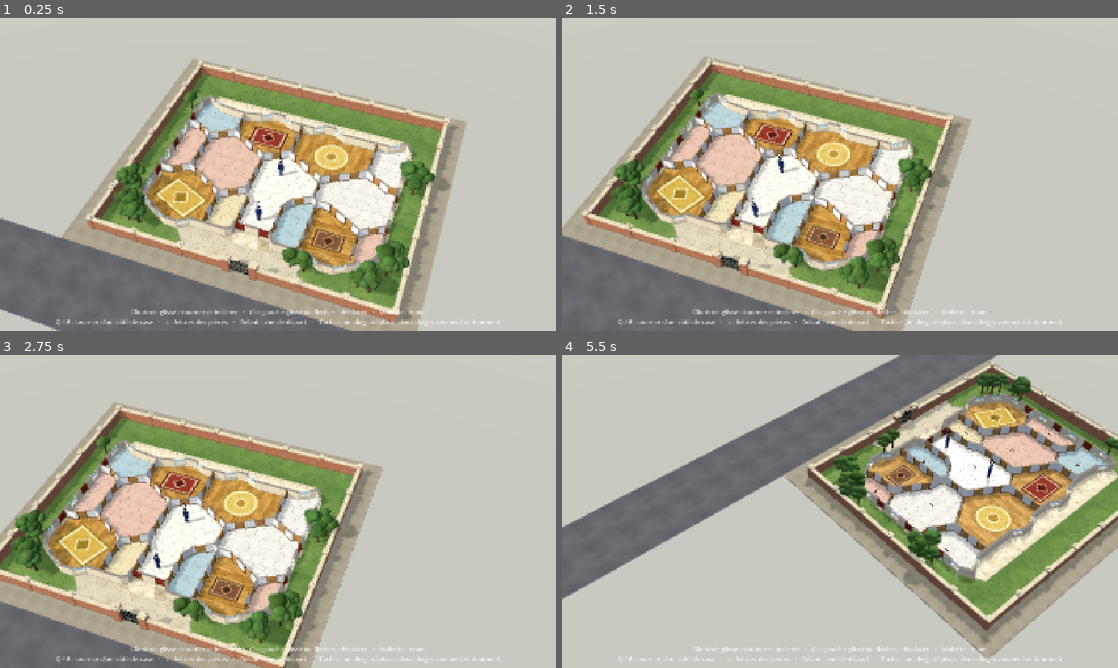
Above: before the commit, frames 1-4 (two rows, left to right).
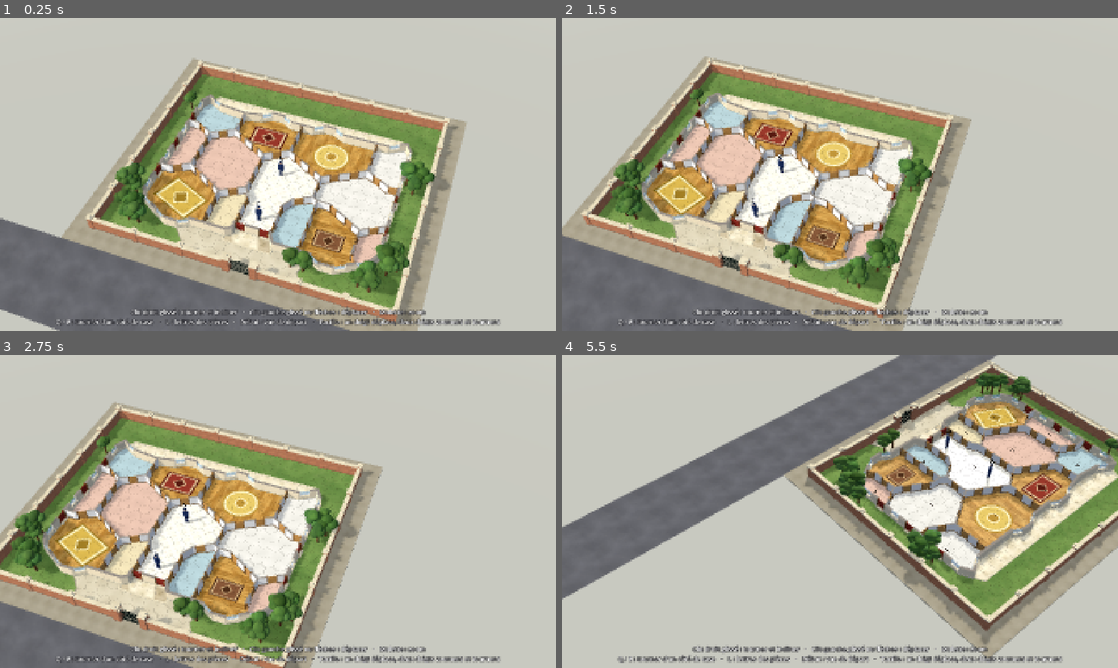
Above: after the commit, the same moments.

Repository: alexandrecranshoff-cyber/fric-frac
Game: Godot game, scene res://scenes/main.tscn
The game is run twice, just before and just after one commit, with the same random seed, the same clock (stepped at 60 frames per second) and the same inputs.
Inputs (mouse positions are in pixels of both pictures, inside the frame that each line leads up to):
- Up to frame 1 (0.25 s): no input
- Up to frame 2 (1.5 s): tap Enter at 0.5 s; move the mouse to (962, 158) at 0.52 s; hold Right (ui_right) 0.53-1.25 s; tap Q at 0.6 s; click (962, 158) at 0.67 s; tap E at 0.8 s; drag from (728, 190) to (812, 237) at 1.27 s
- Up to frame 3 (2.75 s): tap Space at 2 s; move the mouse to (333, 442) at 2.02 s; hold Right (ui_right) from 2.03 s (still down); tap Q at 2.1 s; click (333, 442) at 2.17 s; tap E at 2.3 s
- Up to frame 4 (5.5 s): release Right (ui_right) at 2.75 s; drag from (812, 574) to (673, 464) at 2.77 s; tap Enter at 3.5 s; move the mouse to (1006, 558) at 3.52 s; hold Left (ui_left) 3.53-4.25 s; tap L at 3.6 s; click (1006, 558) at 3.67 s; tap E at 3.8, 5.1 s; drag from (673, 464) to (756, 433) at 4.27 s; tap Space at 5 s; move the mouse to (867, 511) at 5.02 s; hold Down (ui_down) from 5.03 s (still down); click (867, 511) at 5.17 s

The runs differ from the first frame. In frame 1, 1.8% of the frame differs, in the area x 10-91%, y 26-99%; in frame 2, 1.9%; in frame 3, 2.2%; in frame 4, 2.5%, in the area x 9-98%, y 3-99%.

Commit message:
Maquette 3D : tapis sans scintillement, profondeur resserrée, aide lisible
Les tapis superposés sont décalés en hauteur, les plans de coupe de la
caméra suivent la distance de vue et le texte d'aide reçoit un contour
pour rester lisible sur fond clair.

Co-Authored-By: Claude Fable 5.2 <noreply@anthropic.com>
Claude-Session: https://claude.ai/code/session_01CbTZHEhaWRd46fL2xLzRqD

Diff:
--- a/scripts/ui/main.gd
+++ b/scripts/ui/main.gd
@@ -94,7 +94,9 @@
 	label.text = HELP
 	label.horizontal_alignment = HORIZONTAL_ALIGNMENT_CENTER
 	label.add_theme_font_size_override("font_size", 22)
-	label.add_theme_color_override("font_color", Color(1, 1, 1, 0.8))
+	label.add_theme_color_override("font_color", Color(1, 1, 1, 0.95))
+	label.add_theme_color_override("font_outline_color", Color(0.1, 0.1, 0.12, 0.85))
+	label.add_theme_constant_override("outline_size", 8)
 	label.autowrap_mode = TextServer.AUTOWRAP_WORD_SMART
 	label.vertical_alignment = VERTICAL_ALIGNMENT_BOTTOM
 	label.set_anchors_and_offsets_preset(Control.PRESET_FULL_RECT)
--- a/scripts/ui/orbit_camera.gd
+++ b/scripts/ui/orbit_camera.gd
@@ -32,8 +32,6 @@
 func _ready() -> void:
 	projection = PROJECTION_PERSPECTIVE
 	fov = FIELD_OF_VIEW
-	near = 2.0
-	far = 500.0
 	get_viewport().size_changed.connect(refresh)
 	refresh()
 
@@ -67,6 +65,9 @@
 	var distance := height * 0.5 / tan(deg_to_rad(FIELD_OF_VIEW) * 0.5)
 	var direction := Vector3(sin(deg_to_rad(angle)), tilt, cos(deg_to_rad(angle))).normalized()
 	position = target + direction * distance
+	# Plans de coupe serrés autour du plateau : la profondeur reste précise, rien ne scintille.
+	near = maxf(1.0, distance * 0.35)
+	far = distance + 260.0
 	look_at(target, Vector3.UP)
 
 
--- a/scripts/ui/villa_view.gd
+++ b/scripts/ui/villa_view.gd
@@ -17,8 +17,10 @@
 const ROAD_WIDTH := 7.0
 ## Le quadrillage du jeu, tracé finement par-dessus les sols.
 const GRID_WIDTH := 0.022
-const GRID_HEIGHT := 0.012
+const GRID_HEIGHT := 0.026
 const RUG_HEIGHT := 0.006
+## Les bandes d'un tapis sont posées l'une sur l'autre, assez écartées pour ne pas scintiller.
+const RUG_LAYER := 0.003
 
 const TEXTURES: Array[String] = [
 	"herbe", "gravier", "dallage", "parquet", "carrelage", "moquette", "crepi", "pierre", "brique", "bois",
@@ -215,7 +217,7 @@
 			else:
 				# Le médaillon du centre, en losange.
 				shape = MeshBuilder.box(center, Vector2.ONE * free * 0.9 * scale, turn + PI / 4)
-			carpet.top(shape, RUG_HEIGHT + 0.0006 * i, layers[i][1], 0.9)
+			carpet.top(shape, RUG_HEIGHT + RUG_LAYER * i, layers[i][1], 0.9)
 
 
 # --- Murs, portes, fenêtres ---
